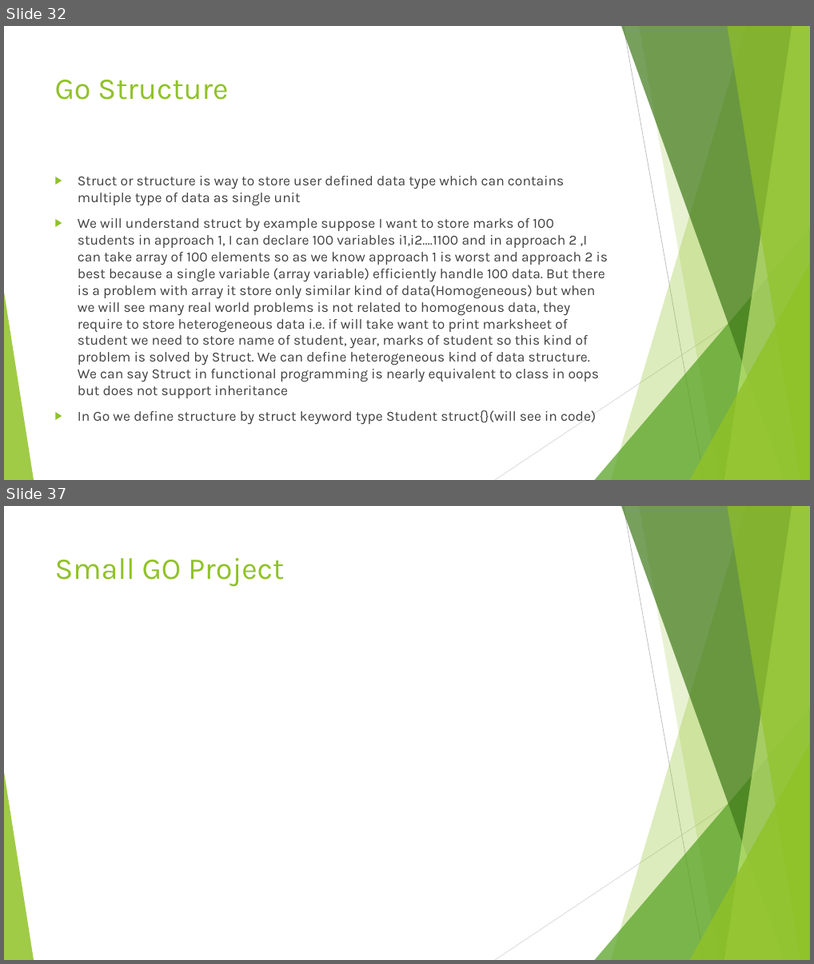
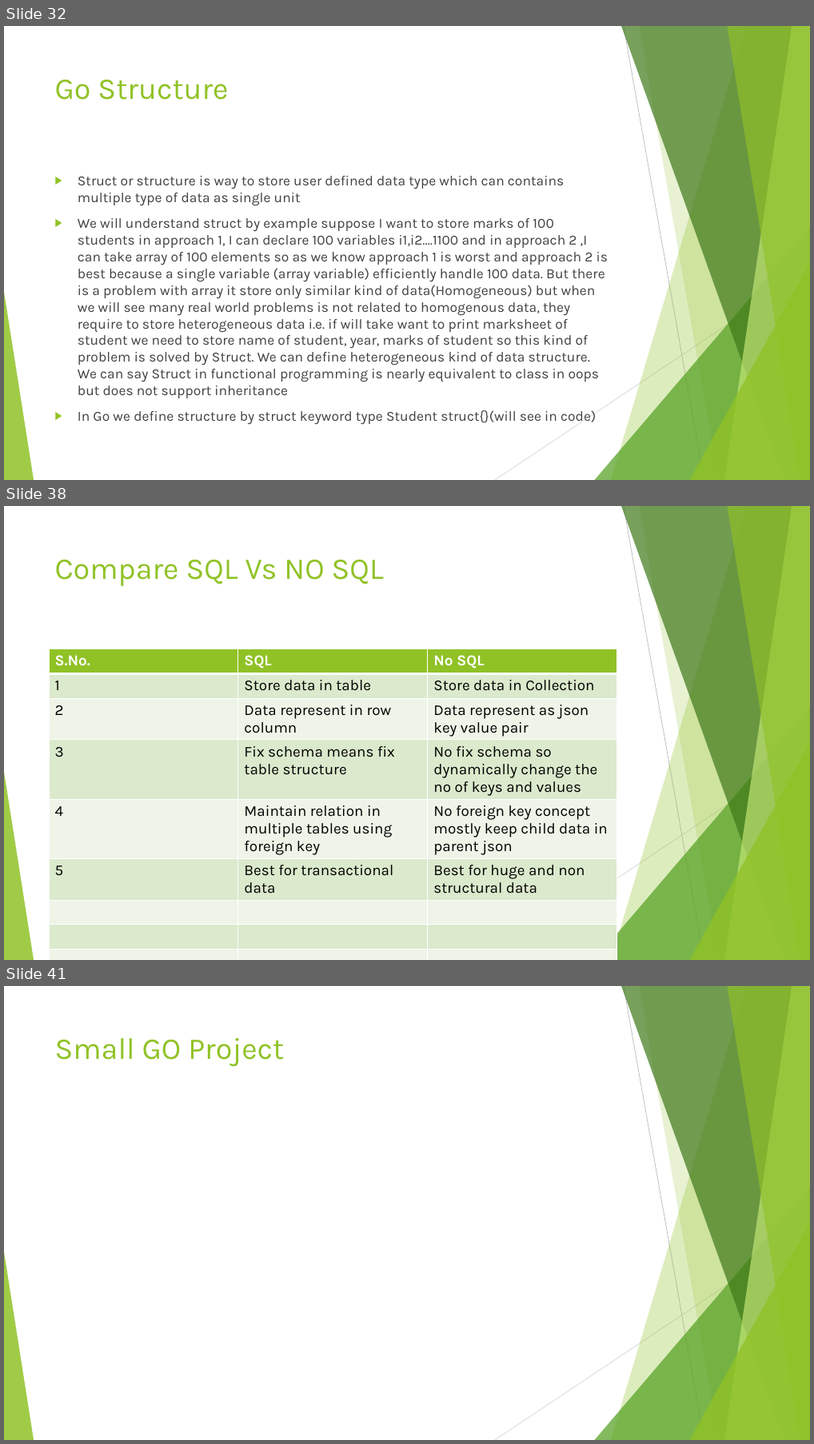
Before and after one commit to vivekdubeydeveloper/goquickstart, a slide deck: goquickstart.pptx. Shown one above the other, each under a label of ours: slides 32 and 37 before the commit, slides 32, 38 and 41 after it; the slides between them are not shown. The pictures are 814x964 and 814x1444 pixels, drawn with LibreOffice and Linux fonts; fonts in the diff are those of the drawing. Boxes give left, top, right and bottom in pixels: in the first picture for what was removed or moved away, otherwise in the second. Text is boxed around its words. In the diff, an @@ line names an element or a change of style, - is before the commit and + after.

```diff
--- a/goquickstart.pptx
+++ b/goquickstart.pptx
@@ slide 38 added at [4,506,810,960], background #FFFFFF; not listed: 10 template elements that a slide beside it also shows @@
@@ title added at [55,560,384,586], 36 pt, text #90C226 @@
+Compare SQL Vs NO SQL
@@ table added at [49,648,617,960], 11 rows, 3 columns @@
+S.No. | SQL | No SQL
+1 | Store data in table | Store data in Collection
+2 | Data represent in row column | Data represent as json key value pair
+3 | Fix schema means fix table structure | No fix schema so dynamically change the no of keys and values
+4 | Maintain relation in multiple tables using foreign key | No foreign key concept mostly keep child data in parent json
+5 | Best for transactional data | Best for huge and non structural data
+ |  | 
+ |  | 
+ |  | 
+ |  | 
+ |  | 
@@ what was slide 37 is now slide 41 @@
```
Also in this commit, not shown: 4 slides changed, 3 other slides added, 13 other files.
